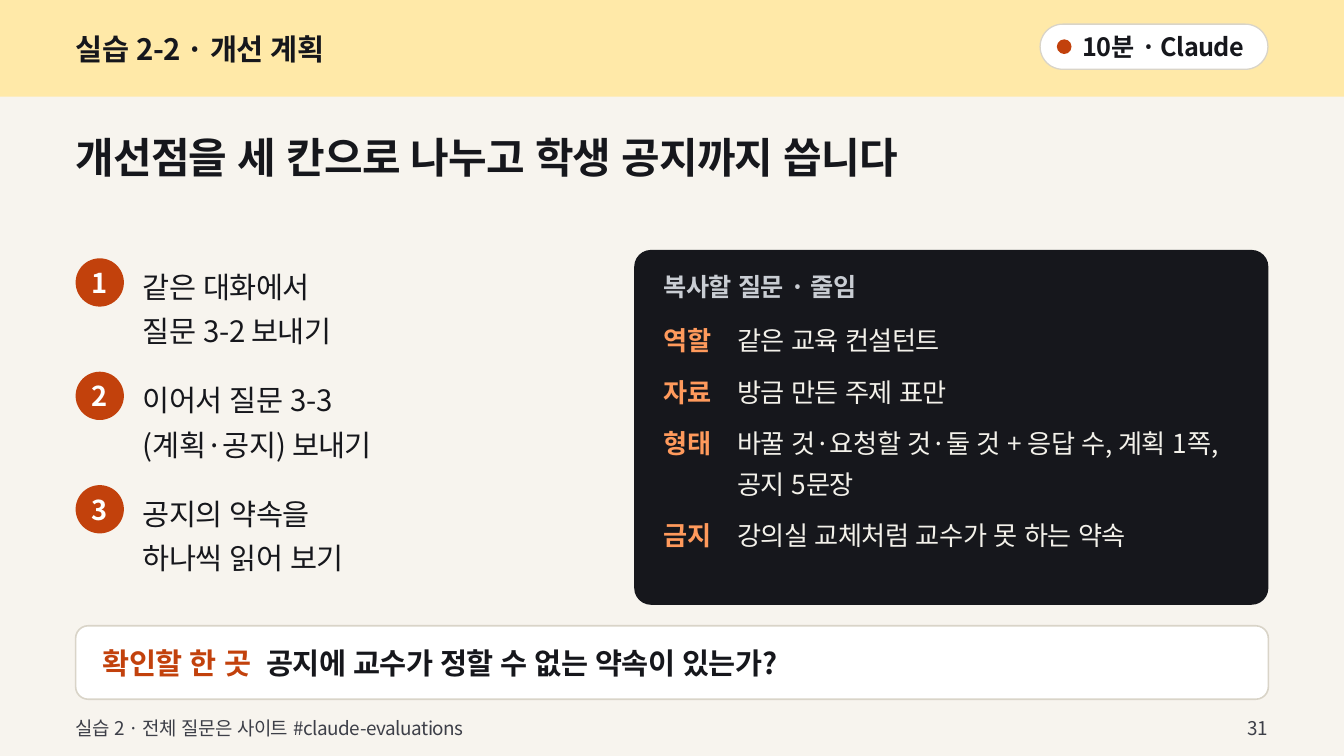
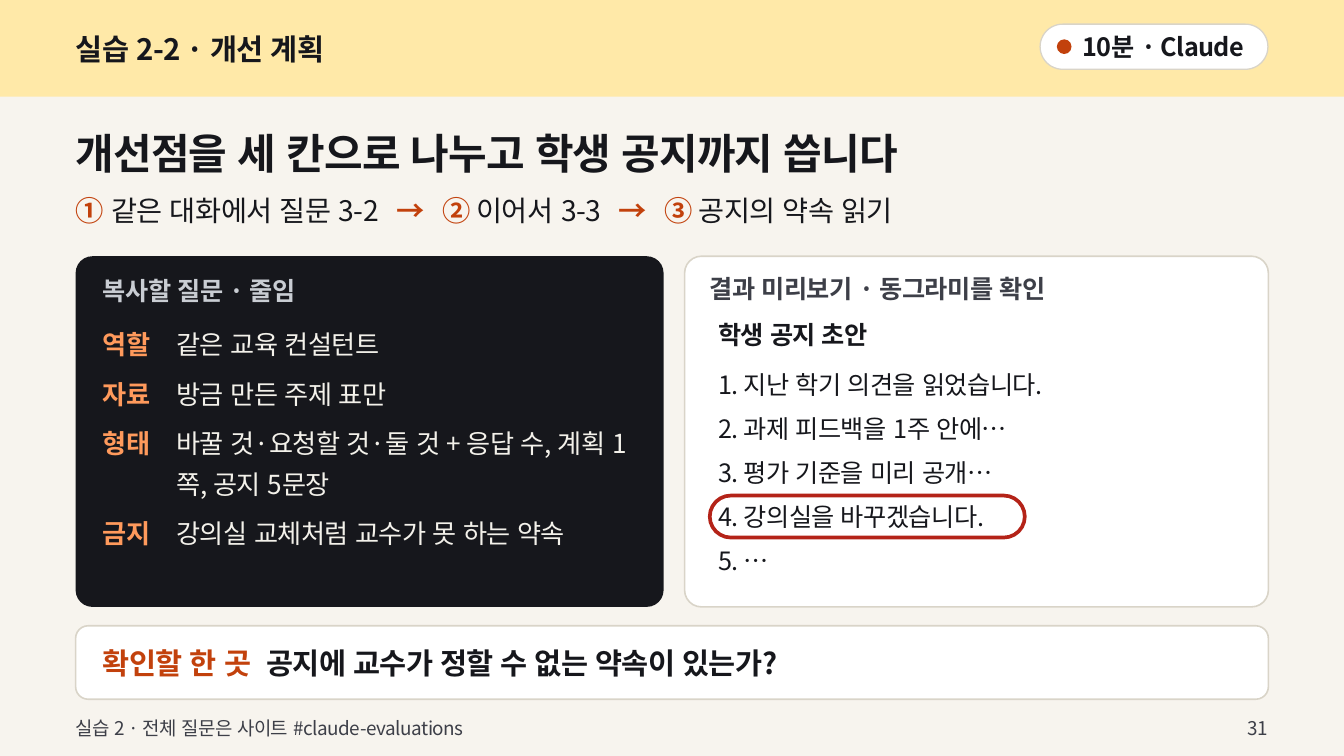
Before and after one commit to zeusk302-png/gyeongnam-ai-workshop, a slide deck: slide 31 of docs/downloads/강의용/교수_AI활용실습_강의용_v2.0.pptx. Drawn at 1344x756 pixels with LibreOffice and Linux fonts; fonts in the diff are those of the drawing. Boxes give left, top, right and bottom in pixels: in the first picture for what was removed or moved away, otherwise in the second. Text is boxed around its words. In the diff, an @@ line names an element or a change of style, - is before the commit and + after.

```diff
--- a/docs/downloads/강의용/교수_AI활용실습_강의용_v2.0.pptx
+++ b/docs/downloads/강의용/교수_AI활용실습_강의용_v2.0.pptx
@@ text "개선점을 세 칸으로 나누고 학생 ..." moved from (x1=76, y1=137, x2=898, y2=177) to (x1=76, y1=133, x2=898, y2=173) @@
@@ text added at (x1=76, y1=197, x2=893, y2=224), 20.2 pt, text #16171C @@
+① 같은 대화에서 질문 3-2 → ② 이어서 3-3 → ③ 공지의 약속 읽기
@@ ellipse removed at (x1=76, y1=258, x2=124, y2=307) @@
@@ rounded rectangle added at (x1=76, y1=256, x2=663, y2=607), fill #16171C @@
@@ rounded rectangle resized from (x1=634, y1=250, x2=1268, y2=605) to (x1=685, y1=256, x2=1268, y2=607) @@
@@ rounded rectangle at (x1=685, y1=256, x2=1268, y2=607): fill #16171C to #FFFFFF; outline none to #D9D4C8 1.12 pt; proportions changed @@
@@ text removed at (x1=92, y1=272, x2=108, y2=293) @@
-1
@@ text "복사할 질문 · 줄임" moved from (x1=664, y1=274, x2=857, y2=299) to (x1=103, y1=278, x2=296, y2=303) @@
@@ text removed at (x1=143, y1=273, x2=332, y2=345) @@
-같은 대화에서
-질문 3-2 보내기
@@ text at (x1=710, y1=276, x2=1045, y2=301): text changed; size 21 to 18 pt; text colour #16171C to #3D3F48; bold on @@
-이어서 질문 3-3
-(계획·공지) 보내기
+결과 미리보기 · 동그라미를 확인
@@ text "역할 같은 교육 컨설턴트" moved from (x1=664, y1=328, x2=1219, y2=548) to (x1=103, y1=332, x2=606, y2=546) @@
@@ text "역할 같은 교육 컨설턴트" at (x1=103, y1=332, x2=606, y2=546): less space between paragraphs @@
@@ text added at (x1=718, y1=322, x2=868, y2=347), 18 pt, text #16171C, bold @@
+학생 공지 초안
@@ ellipse removed at (x1=76, y1=372, x2=124, y2=420) @@
@@ text removed at (x1=92, y1=385, x2=108, y2=406) @@
-2
@@ text added at (x1=718, y1=373, x2=1043, y2=396), 18 pt, text #16171C @@
+1. 지난 학기 의견을 읽었습니다.
@@ text at (x1=718, y1=417, x2=1008, y2=440): text changed; size 21 to 18 pt @@
-공지의 약속을
-하나씩 읽어 보기
+2. 과제 피드백을 1주 안에…
@@ text "2. 과제 피드백을 1주 안에…" at (x1=718, y1=417, x2=1008, y2=440): vertical alignment top to middle @@
@@ text added at (x1=718, y1=461, x2=993, y2=484), 18 pt, text #16171C @@
+3. 평가 기준을 미리 공개…
@@ ellipse removed at (x1=76, y1=485, x2=124, y2=533) @@
@@ text removed at (x1=92, y1=499, x2=108, y2=521) @@
-3
@@ rounded rectangle added at (x1=710, y1=496, x2=1024, y2=538), outline #B42318 2.62 pt @@
@@ text added at (x1=718, y1=500, x2=985, y2=532), 18 pt, text #16171C @@
+4. 강의실을 바꾸겠습니다.
@@ text added at (x1=718, y1=551, x2=738, y2=571), 18 pt, text #16171C @@
+5. …
```
Also in this commit, not shown: 6 other slides changed, 17 other files.
